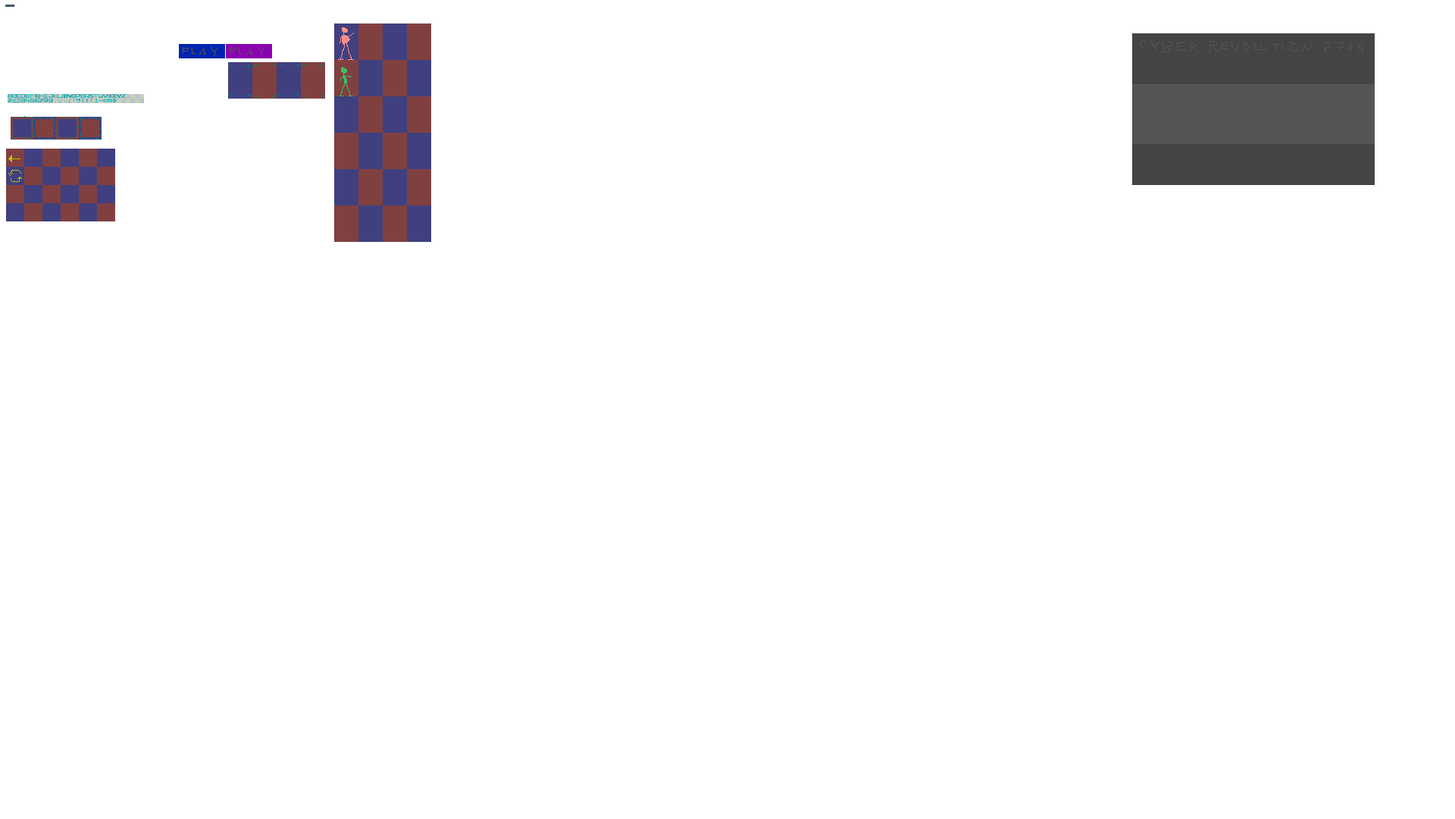
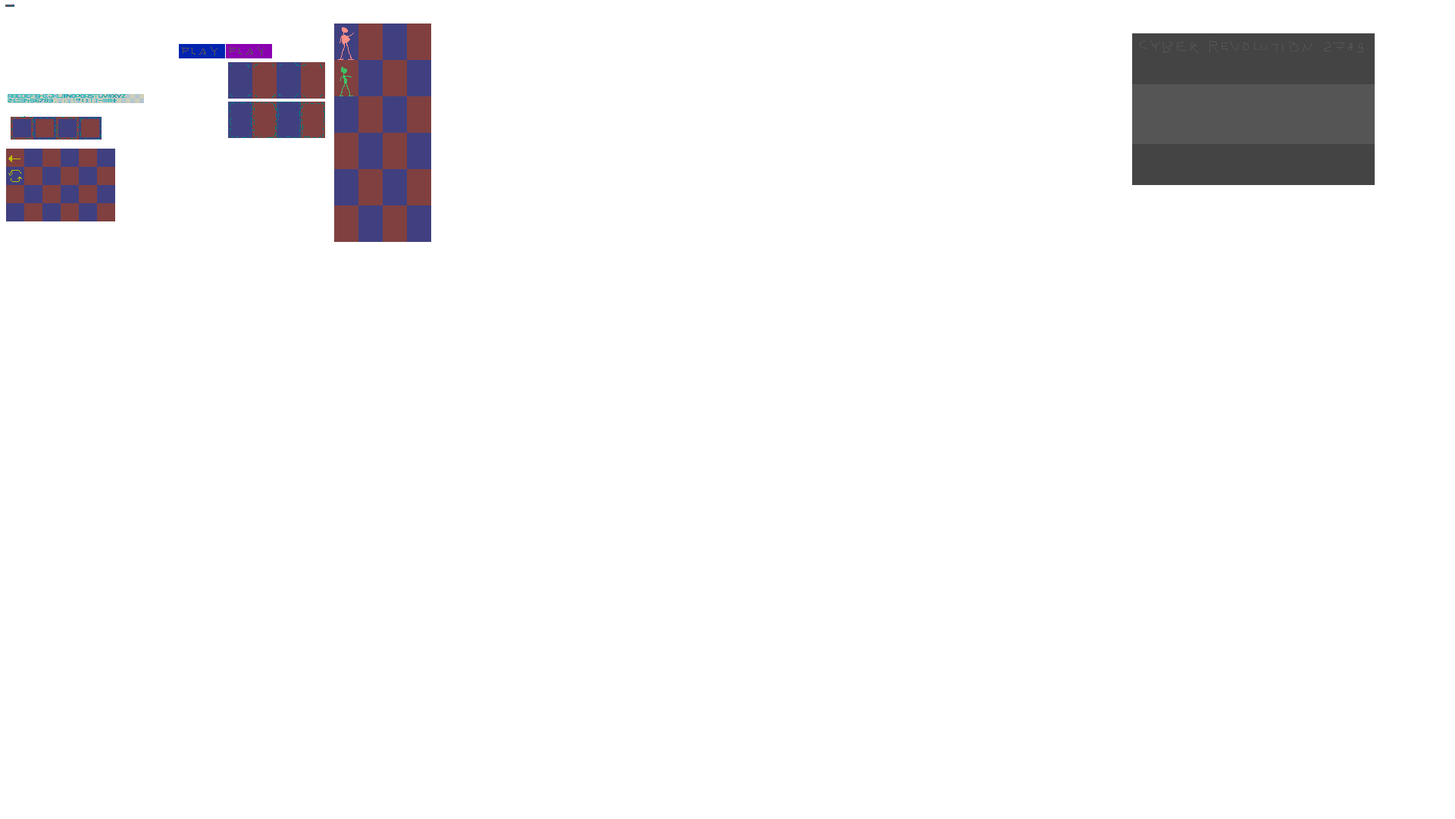
The second 1455 × 819 image is a revision of the first. Changes to its layers:
painted on "persons" over [228, 101, 326, 138]
painted on "helpers" over [228, 101, 326, 138]
